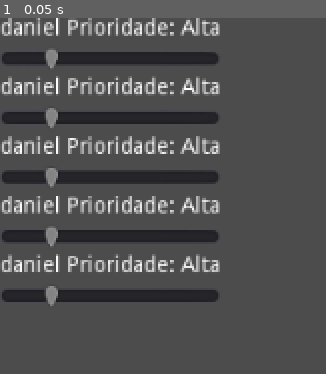
Above: before the commit, frame 1.
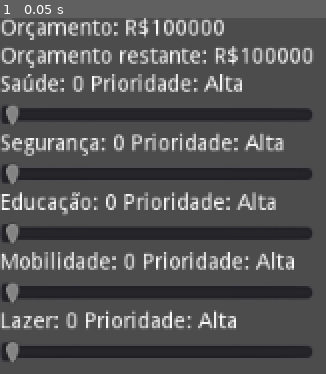
Above: after the commit, the same moment.

Repository: danieldourado/jogo-do-orcamento
Game: Godot game, scene res://PlanejamentoFinanceiro.tscn
The game is run twice, just before and just after one commit, with the same random seed, the same clock (stepped at 60 frames per second) and the same inputs. The project has no main scene, so this scene is started directly.
Inputs:
- Up to frame 1 (0.05 s): no input

The runs differ from the first frame. In frame 1, 29% of the frame differs, in the area x 0-97%, y 0-97%.
Error before the commit: Invalid set index 'text' (on base: 'Nil') with value of type 'String'. (res://PlanejamentoFinanceiroSlider.gd:10)

Commit message:
implementação de planejamento financeiro

Diff:
--- a/PlanejamentoFinanceiro.gd
+++ b/PlanejamentoFinanceiro.gd
@@ -4,18 +4,30 @@
 # var a = 2
 # var b = "text"
 var slider_names = ['Saúde','Segurança','Educação','Mobilidade','Lazer']
+var max_value = 100000
+var remaining_value = 0
 var sliders = []
 # Called when the node enters the scene tree for the first time.
 func _ready():
+	remaining_value = max_value
+	get_node("Label").text = "Orçamento: R$"+str(max_value)
+	set_remaining_value(remaining_value)
+
 	create_sliders(slider_names)
 
 func create_sliders(slider_names):
 	for slider_name in slider_names:
 		var temp_slider = load("res://PlanejamentoFinanceiroSlider.tscn").instance()
+		add_child(temp_slider)
 		temp_slider.change_label_name(slider_name)
+		temp_slider.set_max_value(max_value)
 		sliders.append(temp_slider)
-		add_child(temp_slider)
 
-# Called every frame. 'delta' is the elapsed time since the previous frame.
-#func _process(delta):
-#	pass
+func set_remaining_value(value):
+	get_node("Label2").text = "Orçamento restante: R$"+str(value)
+
+func _process(delta):
+	var total_value = 0
+	for slider in sliders:
+		total_value += slider.get_slider_value()
+	set_remaining_value(max_value - total_value)
--- a/PlanejamentoFinanceiro.tscn
+++ b/PlanejamentoFinanceiro.tscn
@@ -6,3 +6,14 @@
 margin_right = 40.0
 margin_bottom = 40.0
 script = ExtResource( 1 )
+
+[node name="Label" type="Label" parent="."]
+margin_right = 209.0
+margin_bottom = 14.0
+text = "Orçamento total: R$ 100.000"
+
+[node name="Label2" type="Label" parent="."]
+margin_top = 18.0
+margin_right = 209.0
+margin_bottom = 32.0
+text = "Orçamento restante: R$ 100.000"
--- a/PlanejamentoFinanceiroSlider.gd
+++ b/PlanejamentoFinanceiroSlider.gd
@@ -1,14 +1,19 @@
 extends VBoxContainer
 
-var label = null;
-# Called when the node enters the scene tree for the first time.
 func _ready():
-	label = get_node("HBoxContainer/Label")
-	label.text = "daniel"
+	pass
 
 func change_label_name(labelName):
-	label.text = labelName
+	get_node("HBoxContainer/Label").text = labelName+":"
 
-# Called every frame. 'delta' is the elapsed time since the previous frame.
-#func _process(delta):
-#	pass
+func set_max_value(value):
+	var hslider = get_node("HSlider")
+	hslider.max_value = value
+	hslider.step = value/100
+
+func _process(delta):
+	var label_text = str(get_node("HSlider").value)
+	get_node("HBoxContainer/Label2").text = label_text
+
+func get_slider_value():
+	return get_node("HSlider").value
--- a/PlanejamentoFinanceiroSlider.tscn
+++ b/PlanejamentoFinanceiroSlider.tscn
@@ -22,8 +22,14 @@
 margin_bottom = 14.0
 text = "Prioridade: Alta"
 
+[node name="Label3" type="Label" parent="HBoxContainer"]
+margin_left = 144.0
+margin_right = 242.0
+margin_bottom = 14.0
+text = "Prioridade: Alta"
+
 [node name="HSlider" type="HSlider" parent="."]
 margin_top = 18.0
 margin_right = 801.0
 margin_bottom = 34.0
-value = 20.0
+ticks_on_borders = false
